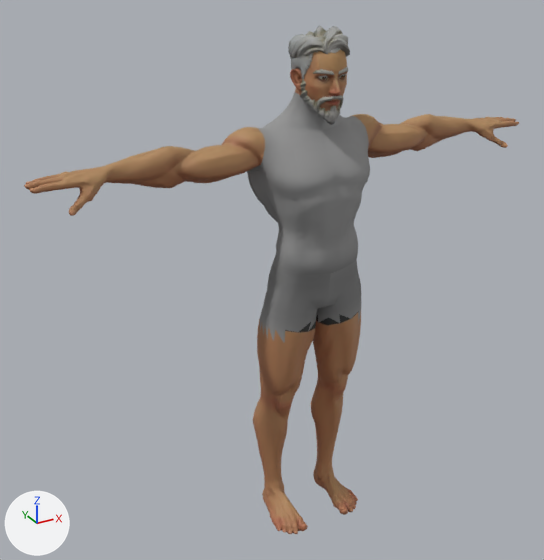
The glTF model assets/models/players/player-male-v1.glb, before and after one commit.
Before and after are seen from a 50 mm camera at (-1.303, -2.058, 2.055) aimed at (-0.112, 0.108, 0.972). Lighting does not change. The marker at lower left points along +X, +Y and +Z. The picture after the commit comes second. Vertices at exactly the same position are counted once.

Names of what the first picture shows: 'Hair_Beard', 'Hair_SimpleParted', 'SuperHero_Male', 'SuperHero_Male_Jersey', 'SuperHero_Male_Shorts' and 2 more.
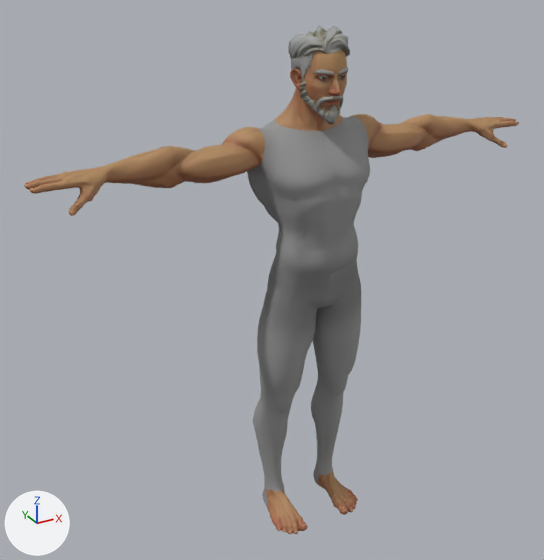
Where the change shows, as pixel boxes [x1, y1, x2, y2] in the pictures (544 x 560 px):
```json
{"part": 1, "of": "me_sphere_005_retopology_004", "change": "reshaped", "before": [253, 312, 361, 506], "on screen": "brown"}
{"part": 2, "of": "me_sphere_005_retopology_004", "change": "reshaped", "after": [275, 92, 343, 131], "on screen": "brown"}
{"part": 3, "of": "me_superhero_male_jersey", "change": "deleted", "before": [275, 92, 343, 131]}
{"part": 4, "of": "me_superhero_male_shorts", "change": "added", "after": [253, 312, 361, 509]}
```

Edits to the scene script, one JSON object a line:
```json
{"block": "me_sphere_005_retopology_004", "where": "# used by ob_superhero_male; location = (0.0, 0.0, 0.0)"}
{"op": "remove", "block": "me_sphere_005_retopology_004", "code": "me_sphere_005_retopology_004.from_pydata(...)  # 5076 vertices, 9998 faces; spans x -0.93..0.93, y -0.13..0.16, z -0.01..1.81"}
{"op": "add", "block": "me_sphere_005_retopology_004", "code": "me_sphere_005_retopology_004.from_pydata(...)  # 4406 vertices, 8680 faces; spans x -0.93..0.93, y -0.13..0.16, z -0.01..1.81"}
{"block": "me_sphere_005_retopology_004", "change": "me_sphere_005_retopology_004 part 1: 2 vertices moved within x -0.09..0.09, y 0.08, z 0.02; 932 vertices removed from x -0.2..0.2, y -0.08..0.16, z 0.02..0.88"}
{"block": "me_sphere_005_retopology_004", "change": "me_sphere_005_retopology_004 part 2: 1 vertex moved within x 0.04, y -0.02, z 1.6; 262 vertices added at x -0.12..0.12, y -0.03..0.12, z 1.52..1.63"}
{"block": "me_superhero_male_jersey", "where": "# used by ob_superhero_male_jersey; location = (0.0, 0.0, 0.0)"}
{"op": "remove", "block": "me_superhero_male_jersey", "code": "me_superhero_male_jersey.from_pydata(...)  # 1005 vertices, 1902 faces; spans x -0.21..0.21, y -0.125..0.163, z 1.053..1.638"}
{"op": "add", "block": "me_superhero_male_jersey", "code": "me_superhero_male_jersey.from_pydata(...)  # 735 vertices, 1370 faces; spans x -0.21..0.21, y -0.125..0.163, z 1.053..1.549"}
{"block": "me_superhero_male_jersey", "change": "me_superhero_male_jersey part 3"}
{"block": "me_superhero_male_jersey", "change": "270 vertices are removed from x -0.105..0.105, y -0.055..0.116, z 1.524..1.638"}
{"block": "me_superhero_male_jersey", "change": "532 faces are deleted"}
{"block": "me_superhero_male_shorts", "where": "# used by ob_superhero_male_shorts; location = (0.0, 0.0, 0.0)"}
{"op": "remove", "block": "me_superhero_male_shorts", "code": "me_superhero_male_shorts.from_pydata(...)  # 388 vertices, 666 faces; spans x -0.194..0.194, y -0.101..0.148, z 0.804..1.109"}
{"op": "add", "block": "me_superhero_male_shorts", "code": "me_superhero_male_shorts.from_pydata(...)  # 1306 vertices, 2516 faces; spans x -0.195..0.195, y -0.101..0.161, z -0.001..1.109"}
{"block": "me_superhero_male_shorts", "change": "me_superhero_male_shorts part 4: 918 vertices added at x -0.195..0.195, y -0.074..0.161, z -0.001..0.824"}
```
